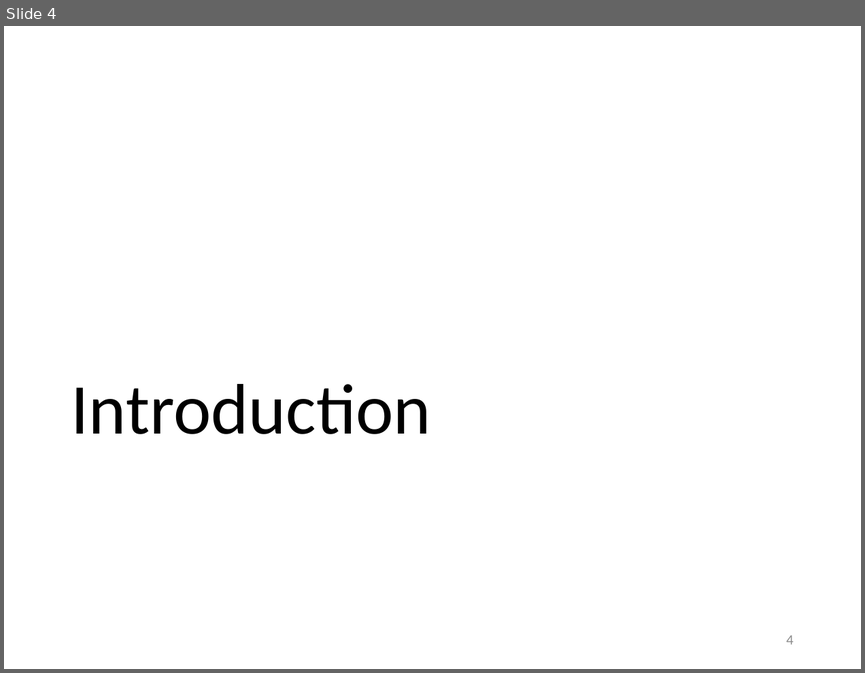
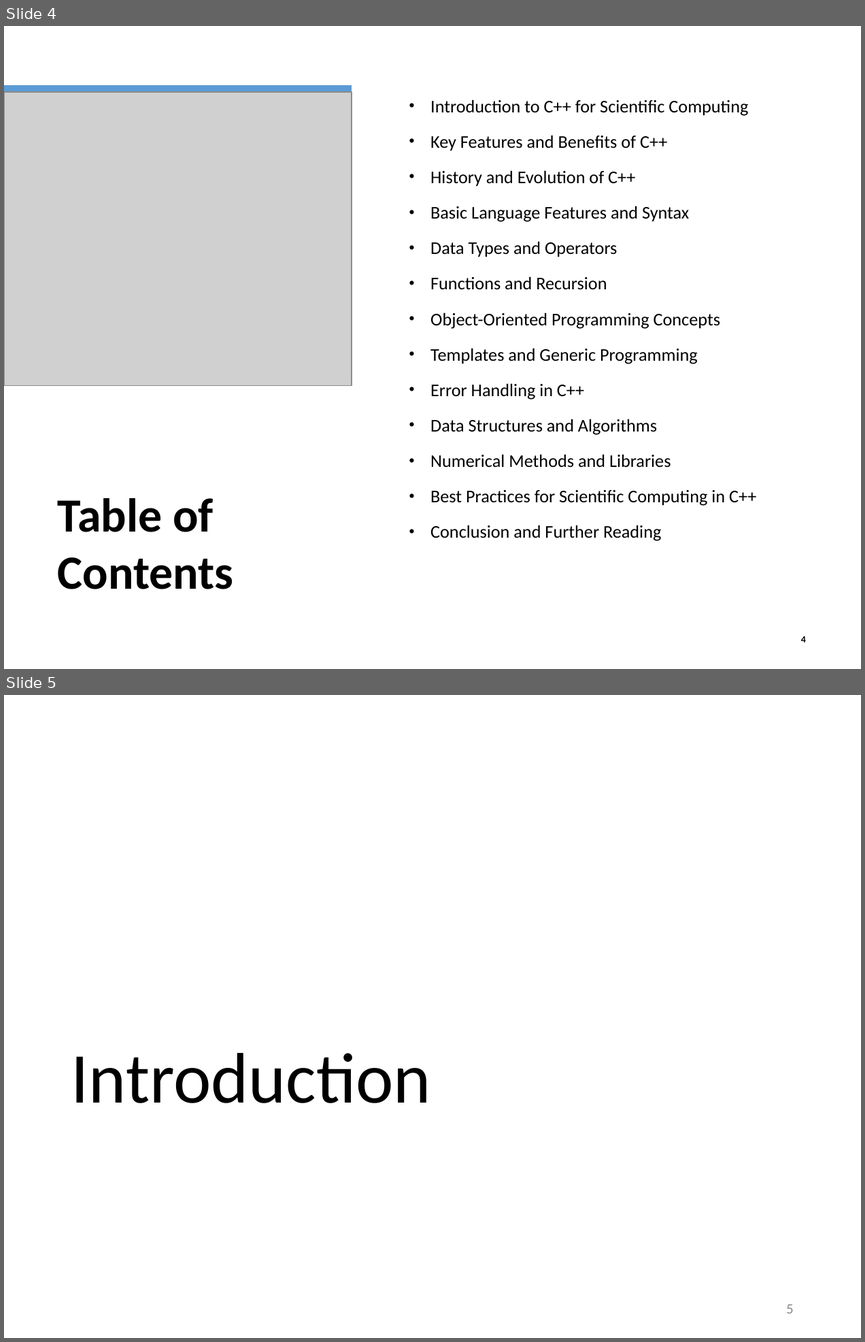
Before and after one commit to gjbex/Scientific-C-plus-plus, a slide deck: scientific_cpp.pptx. Shown one above the other, each under a label of ours: slide 4 before the commit, slides 4 and 5 after it. The pictures are 865x673 and 865x1342 pixels, drawn with LibreOffice and Linux fonts; fonts in the diff are those of the drawing; grey boxes stand for pictures. Boxes give left, top, right and bottom in pixels: in the first picture for what was removed or moved away, otherwise in the second. Text is boxed around its words. In the diff, an @@ line names an element or a change of style, - is before the commit and + after.

Commit message:
Add slide describing contents of the slide deck

```diff
--- a/scientific_cpp.pptx
+++ b/scientific_cpp.pptx
@@ slide 4 added at (4,26,861,669), background #FFFFFF @@
@@ line added from (4, 89) to (352, 89), #5B9BD5 6 pt @@
@@ picture added at (4,92,352,386) @@
@@ text added at (430,99,756,541), 15 pt, text #000000 @@
+• Introduction to C++ for Scientific Computing
+• Key Features and Benefits of C++
+• History and Evolution of C++
+• Basic Language Features and Syntax
+• Data Types and Operators
+• Functions and Recursion
+• Object-Oriented Programming Concepts
+• Templates and Generic Programming
+• Error Handling in C++
+• Data Structures and Algorithms
+• Numerical Methods and Libraries
+• Best Practices for Scientific Computing in C++
+• Conclusion and Further Reading
@@ title added at (58,498,234,589), 40 pt, text #000000, bold @@
+Table of Contents
@@ page number added at (801,636,806,642), 8 pt, text #000000, bold @@
+4
@@ what was slide 4 is now slide 5 @@
@@ page number at (786,1304,793,1313): text changed @@
-4
+5
```
